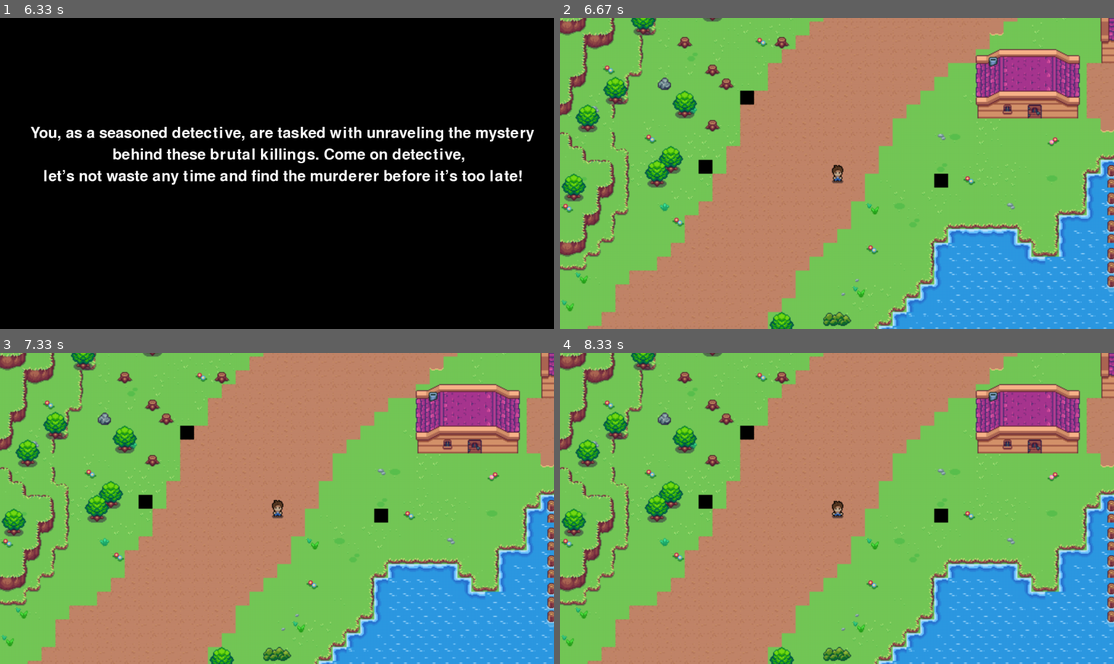
Above: before the commit, frames 1-4 (two rows, left to right).
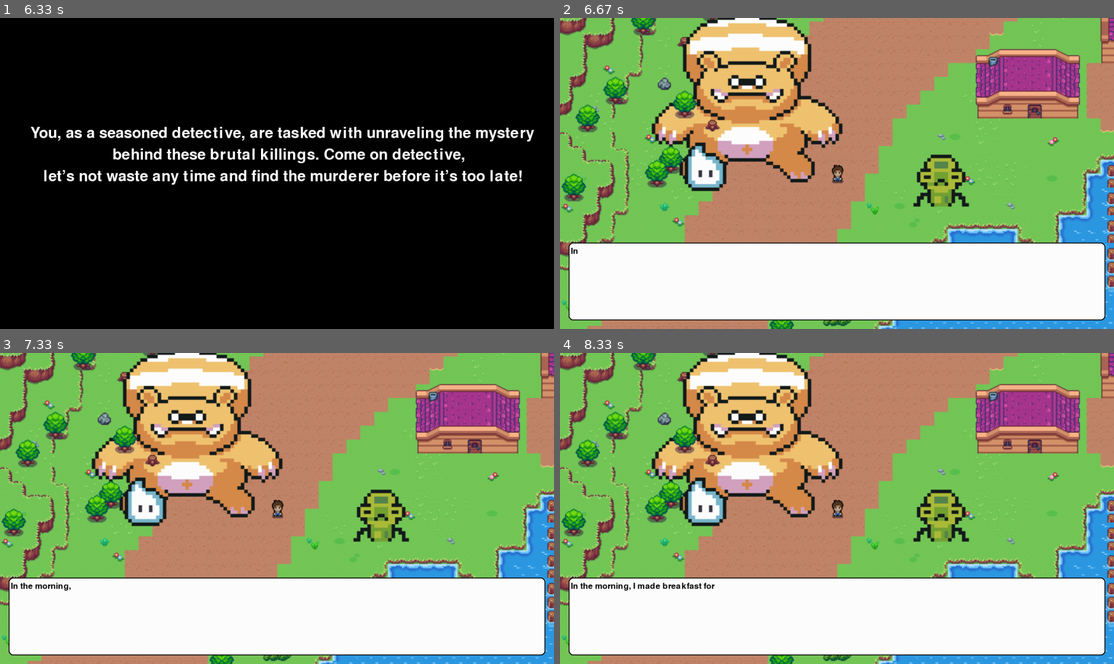
Above: after the commit, the same moments.

Repository: limjunzhao/GitExercise-TT1L-03
Game: pygame game, started from latest update code/main.py
Same seed, same stepped clock (60 frames per second), same inputs: the game is played once before the commit and once after it.
Inputs (mouse positions are in pixels of both pictures, inside the frame that each line leads up to):
- Up to frame 1 (6.33 s): click (271, 210) at 0.38 s; tap Enter at 0.67, 1.83 s; click (105, 126) at 1.05 s
- Up to frame 2 (6.67 s): tap Enter at 6.47 s
- Up to frame 3 (7.33 s): tap Enter at 6.77 s
- Up to frame 4 (8.33 s): no input

Frame 1 is identical in both runs. In frame 2, 38% of the frame differs, in the area x 1-99%, y 0-98%; in frame 3, 38%; in frame 4, 38%.

Commit message:
npc animaiton done FINALLYYYY

Diff:
--- a/latest update code/npc.py
+++ b/latest update code/npc.py
@@ -88,7 +88,7 @@
         npc_info = npc_data[self.npc_name]
         self.pos = npc_info['position']
         self.speech = npc_info['speech']
-
+        self.status = 'idle'
         self.image = pygame.Surface((16,16))
         self.rect = self.image.get_rect(topleft = pos)
         self.hitbox = self.rect.inflate(0,-10)
@@ -98,12 +98,26 @@
 
 
     def import_graphic(self, name):
+        main_path = f'./sprites sheet for maps/sprites/characters/npc/{name}/'
         self.animations = {'idle':[]}
-        main_path = f'..sprites sheet for maps/sprites/characters/npc/{name}/'
         for animation in self.animations.keys():
-            self.animations[animation] = import_folder(main_path + animation)
+            full_main_path = main_path + animation
+            self.animations[animation] = import_folder(full_main_path)
+        print(self.animations[animation])
+        #graphics setup
 
-        #graphics setup
+    def animate(self):
+        animation = self.animations[self.status]
+
+        # loop over the frame index
+        self.frame_index += self.animation_speed
+        if self.frame_index >= len(animation):
+            self.frame_index = 0
+
+        # set the image
+        self.image = animation[int(self.frame_index)]
+        self.rect = self.image.get_rect(center = self.hitbox.center)
+
     def draw(self):
             self.name_surface = FONT.render(self.npc_name, True, WHITE)
             self.name_rect = self.name_surface.get_rect(center=(self.rect.centerx, self.rect.top + 20))
@@ -138,5 +152,8 @@
             else:
                 self.speech_shown = False  # Reset the flag when the player moves away
 
+    def update(self):
+        self.animate()
+
     def npc_update(self, player):
         self.npc_collision(player)
--- a/latest update code/player.py
+++ b/latest update code/player.py
@@ -6,7 +6,7 @@
 class Player(Entity):
 	def __init__(self,pos,groups,obstacle_sprites):
 		super().__init__(groups)
-		self.image = pygame.image.load("C:/Users/naach/projects/mystery case/sprites sheet for maps/sprites/characters/test/player.png").convert_alpha()
+		self.image = pygame.image.load("./sprites sheet for maps/sprites/characters/test/player.png").convert_alpha()
 		self.rect = self.image.get_rect(topleft = pos)
 		self.hitbox = self.rect.inflate(0,-10)
 
@@ -20,12 +20,12 @@
 		# pygame.display.update
 
 	def import_player_assets(self):
-		character_path = "C:/Users/naach/projects/mystery case/sprites sheet for maps/sprites/characters/player/"
+		character_path = "./sprites sheet for maps/sprites/characters/player/"
 		self.animations = {'up': [],'down': [],'left': [],'right': [],'idle':[]}
 		for animation in self.animations.keys():
 			full_path = character_path + animation
 			self.animations[animation] = import_folder(full_path)
-
+		print(self.animations[animation])
 	def input(self):
 		keys = pygame.key.get_pressed()
 
Renamed: sprites sheet for maps/sprites/characters/npc/maria/0.png -> sprites sheet for maps/sprites/characters/npc/maria/idle/0.png
Renamed: sprites sheet for maps/sprites/characters/npc/maria/1.png -> sprites sheet for maps/sprites/characters/npc/maria/idle/1.png
Renamed: sprites sheet for maps/sprites/characters/npc/maria/2.png -> sprites sheet for maps/sprites/characters/npc/maria/idle/2.png
Renamed: sprites sheet for maps/sprites/characters/npc/maria/3.png -> sprites sheet for maps/sprites/characters/npc/maria/idle/3.png
Renamed: sprites sheet for maps/sprites/characters/npc/officer/0.png -> sprites sheet for maps/sprites/characters/npc/officer/idle/0.png
Renamed: sprites sheet for maps/sprites/characters/npc/officer/1.png -> sprites sheet for maps/sprites/characters/npc/officer/idle/1.png
Renamed: sprites sheet for maps/sprites/characters/npc/officer/2.png -> sprites sheet for maps/sprites/characters/npc/officer/idle/2.png
Renamed: sprites sheet for maps/sprites/characters/npc/officer/3.png -> sprites sheet for maps/sprites/characters/npc/officer/idle/3.png
Renamed: sprites sheet for maps/sprites/characters/npc/willie/0.png -> sprites sheet for maps/sprites/characters/npc/willie/idle/0.png
Renamed: sprites sheet for maps/sprites/characters/npc/willie/1.png -> sprites sheet for maps/sprites/characters/npc/willie/idle/1.png
Renamed: sprites sheet for maps/sprites/characters/npc/willie/2.png -> sprites sheet for maps/sprites/characters/npc/willie/idle/2.png
Renamed: sprites sheet for maps/sprites/characters/npc/willie/3.png -> sprites sheet for maps/sprites/characters/npc/willie/idle/3.png
